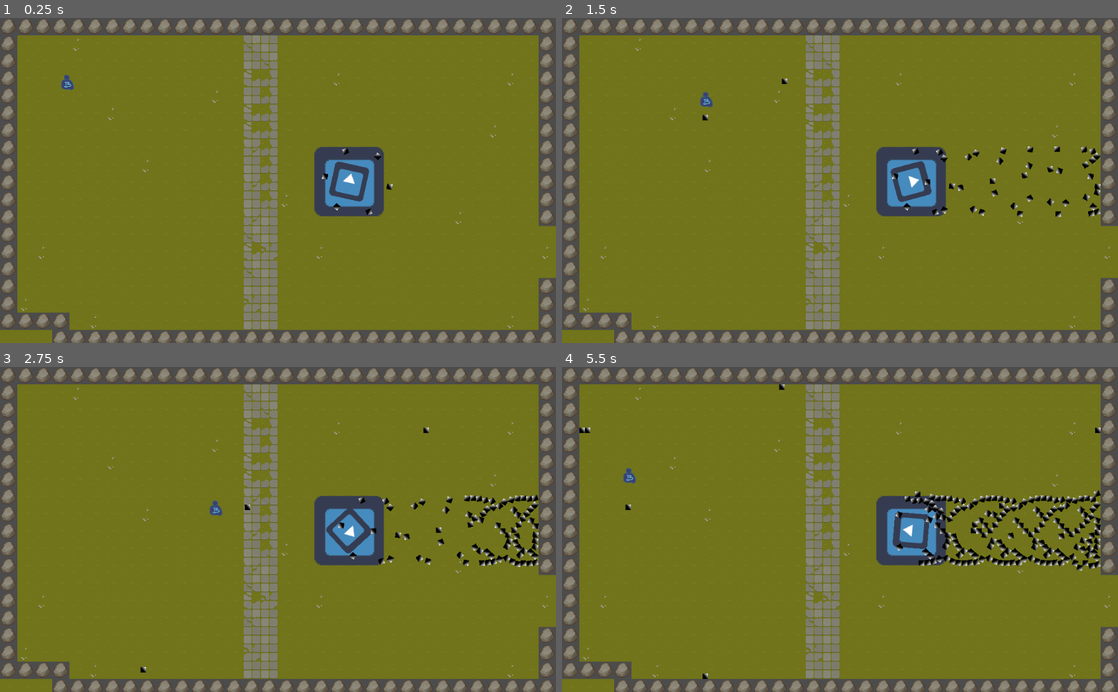
Above: before the commit, frames 1-4 (two rows, left to right).
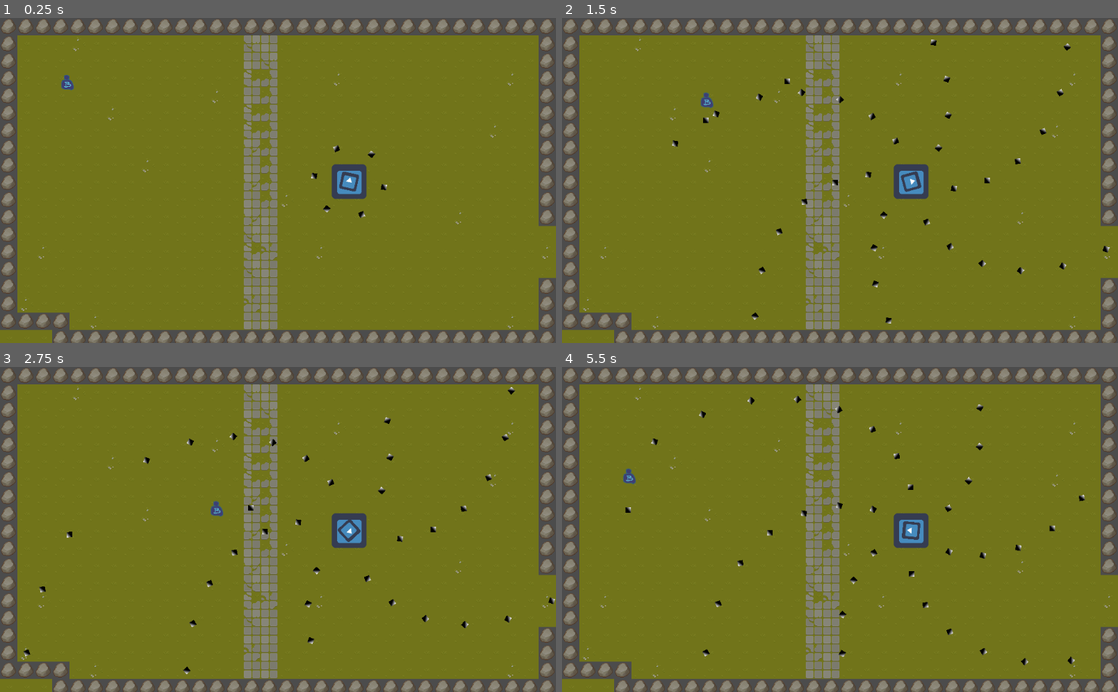
Above: after the commit, the same moments.

Repository: sevenreup/BulletMan
Game: Godot game, scene res://scenes/main.tscn
Same seed, same stepped clock (60 frames per second), same inputs: the game is played once before the commit and once after it. The engine's default icon, where the game draws it, is replaced by a stand-in: a white triangle on a blue panel in a dark square.
Inputs (mouse positions are in pixels of both pictures, inside the frame that each line leads up to):
- Up to frame 1 (0.25 s): no input
- Up to frame 2 (1.5 s): move the mouse to (962, 164) at 0.52 s; hold D (move_right) 0.53-1.28 s; click (962, 164) at 0.6 s; move the mouse to (728, 196) at 1.27 s; hold S (move_down) from 1.28 s (still down); click (728, 196) at 1.35 s
- Up to frame 3 (2.75 s): move the mouse to (333, 458) at 2.02 s; release S (move_down) at 2.03 s; hold D (move_right) from 2.03 s (still down); tap Q (secondary_attack) at 2.1 s; click (333, 458) at 2.3 s
- Up to frame 4 (5.5 s): move the mouse to (812, 594) at 2.77 s; release D (move_right) at 2.78 s; hold W (move_up) 2.78-3.53 s; click (812, 594) at 2.85 s; move the mouse to (1006, 578) at 3.52 s; hold A (move_left) 3.53-5.03 s; click (1006, 578) at 3.6 s; move the mouse to (673, 480) at 4.27 s; tap Q (secondary_attack) at 4.35 s; click (673, 480) at 4.55 s; move the mouse to (867, 529) at 5.02 s; hold S (move_down) from 5.03 s (still down); click (867, 529) at 5.1 s

The runs differ from the first frame. In frame 1, 2.3% of the frame differs, in the area x 55-71%, y 39-62%; in frame 2, 3.6%; in frame 3, 4.4%; in frame 4, 5.5%, in the area x 3-97%, y 5-97%.

Commit message:
fix shooter

Diff:
--- a/entities/enemy/Enemy.gd
+++ b/entities/enemy/Enemy.gd
@@ -7,7 +7,7 @@
 const rotate_speed = 50
 const shoot_timer_wait_time = 0.2
 const spawn_point_count = 6
-const radius = 60
+const radius = 100
 
 func _ready():
 	var step = 2 * PI / spawn_point_count
--- a/entities/enemy/Enemy.tscn
+++ b/entities/enemy/Enemy.tscn
@@ -1,18 +1,24 @@
-[gd_scene load_steps=3 format=2]
+[gd_scene load_steps=4 format=2]
 
 [ext_resource path="res://icon.png" type="Texture" id=1]
 [ext_resource path="res://entities/enemy/Enemy.gd" type="Script" id=2]
 
-[node name="Node2D" type="Node2D"]
+[sub_resource type="RectangleShape2D" id=1]
+extents = Vector2( 31, 31 )
+
+[node name="Node2D" type="KinematicBody2D"]
 script = ExtResource( 2 )
 
 [node name="Sprite" type="Sprite" parent="."]
-scale = Vector2( 2, 2 )
 texture = ExtResource( 1 )
 
 [node name="ShootTimer" type="Timer" parent="."]
 
 [node name="Rotater" type="Sprite" parent="."]
+scale = Vector2( 0.5, 0.5 )
 texture = ExtResource( 1 )
 
+[node name="CollisionShape2D" type="CollisionShape2D" parent="."]
+shape = SubResource( 1 )
+
 [connection signal="timeout" from="ShootTimer" to="." method="_on_ShootTimer_timeout"]
--- a/scenes/Player.tscn
+++ b/scenes/Player.tscn
@@ -17,17 +17,17 @@
 shape = SubResource( 1 )
 
 [node name="up" type="Position2D" parent="."]
-position = Vector2( 9.53674e-07, -12 )
+position = Vector2( 0, -13 )
 scale = Vector2( -4.33312, 0.382203 )
 
 [node name="right" type="Position2D" parent="."]
-position = Vector2( 11, -9.53674e-07 )
+position = Vector2( 12, 5.68434e-14 )
 scale = Vector2( -4.33312, 0.382203 )
 
 [node name="left" type="Position2D" parent="."]
-position = Vector2( -9, -9.53674e-07 )
+position = Vector2( -10, 5.68434e-14 )
 scale = Vector2( -4.33312, 0.382203 )
 
 [node name="down" type="Position2D" parent="."]
-position = Vector2( 5.68434e-14, 15 )
-scale = Vector2( -4.33312, 0.382203 )
+position = Vector2( 0, 16 )
+scale = Vector2( -2.08286, -3.38046 )
--- a/scenes/bullet/bullet.gd
+++ b/scenes/bullet/bullet.gd
@@ -1,8 +1,8 @@
 extends KinematicBody2D
 
-
-var velocity = Vector2(1, 0)
 var speed = 300
+var velocity = Vector2()
+var _customDir = false
 
 func init(shouldDestroy = true):
 	if shouldDestroy:
@@ -11,7 +11,16 @@
 	return self
 
 func _physics_process(delta):
-	move_and_collide(velocity.normalized() * delta * speed)
+	var dir = Vector2()
+	if _customDir: dir = velocity.normalized()
+	else: dir = transform.x.normalized()
+	var collision_info = move_and_collide(dir * delta * speed)
+	if collision_info:
+		queue_free()
+
+func changeDirection(vec):
+	velocity = vec
+	_customDir = true
 
 func _on_KillTimer_timeout():
 	queue_free()
--- a/scripts/entities/entity.gd
+++ b/scripts/entities/entity.gd
@@ -2,7 +2,7 @@
 class_name GameEntity
 
 var velocity : Vector2 = Vector2()
-var direction : Vector2 = Vector2()
+var direction : Vector2 = Vector2(1, 0)
 var max_health : int = 100
 var current_health : int = 100
 var health_regen : int = 1
--- a/scripts/player/player_controller.gd
+++ b/scripts/player/player_controller.gd
@@ -5,10 +5,12 @@
 
 func fire():
 	var gunNode = get_current_gun()
+	var children = gunNode.get_children()
 	var bullte = bulletPath.instance().init(false)
 	get_parent().add_child(bullte)
 	bullte.position = gunNode.global_position
 	bullte.velocity = direction
+	bullte.changeDirection(direction)
 	pass
 
 func _read_input():
